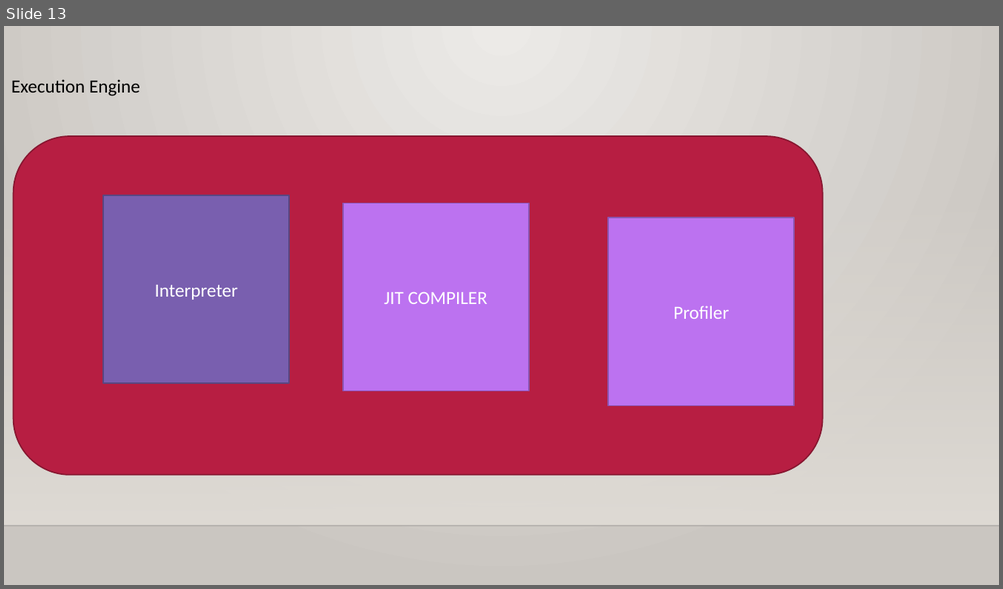
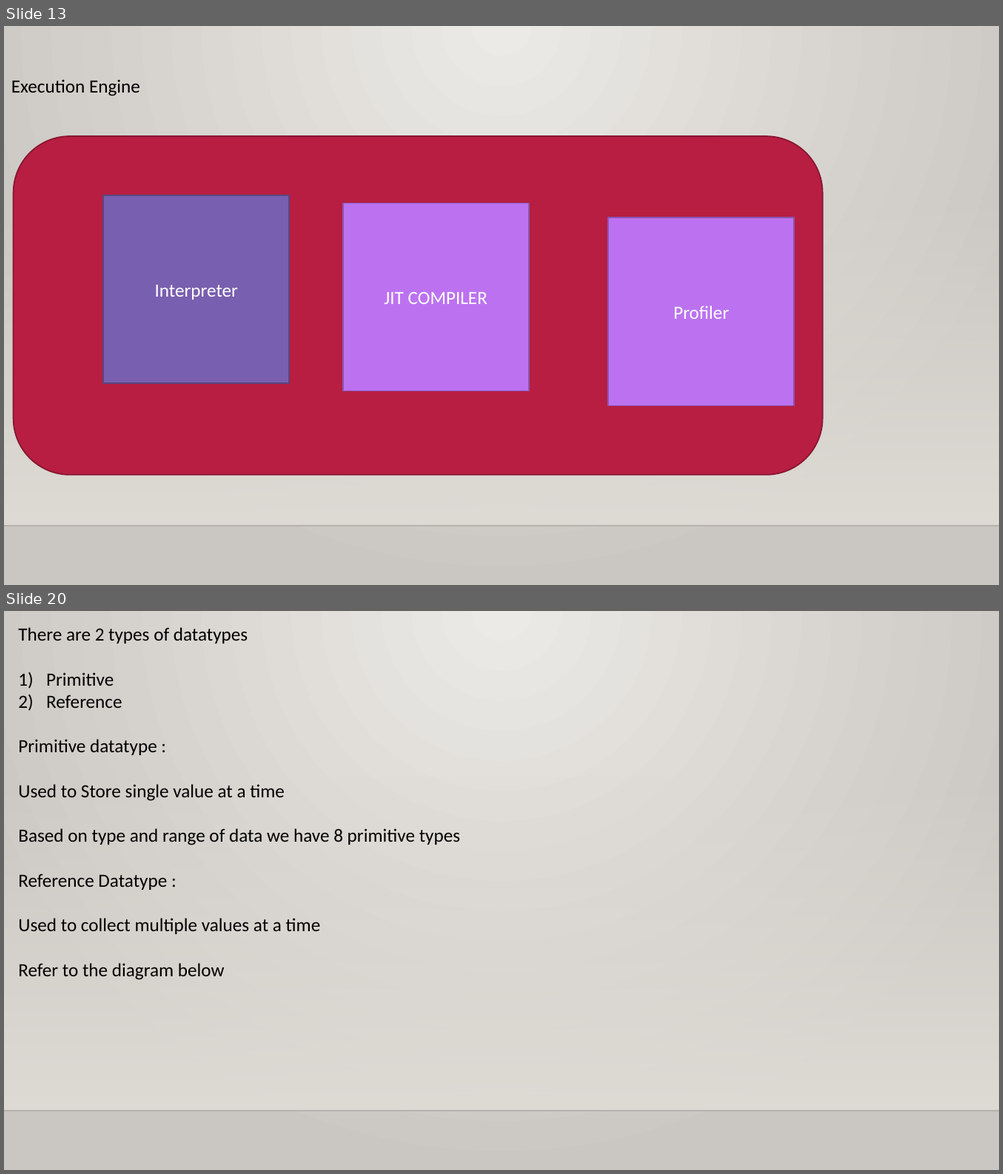
Before and after one commit to vamsisandeep143/javabatch, a slide deck: Core Java training.pptx. Shown one above the other, each under a label of ours: slide 13 before the commit, slides 13 and 20 after it; the slides between them are not shown. The pictures are 1003x589 and 1003x1174 pixels, drawn with LibreOffice and Linux fonts; fonts in the diff are those of the drawing; background and template pictures are left out. Boxes give left, top, right and bottom in pixels: in the first picture for what was removed or moved away, otherwise in the second. Text is boxed around its words. In the diff, an @@ line names an element or a change of style, - is before the commit and + after.

```diff
--- a/Core Java training.pptx
+++ b/Core Java training.pptx
@@ slide 20 added at (4,611,999,1170), background gradient #ECEAE7 to #CAC7C1; not listed: 2 template elements that a slide beside it also shows @@
@@ text added at (18,627,460,980), 18 pt, text #000000 @@
+There are 2 types of datatypes
+1) Primitive
+2) Reference
+Primitive datatype :
+Used to Store single value at a time
+Based on type and range of data we have 8 primitive types
+Reference Datatype :
+Used to collect multiple values at a time
+Refer to the diagram below
```
Also in this commit, not shown: 3 slides changed, 30 other slides added, 9 slides removed.
